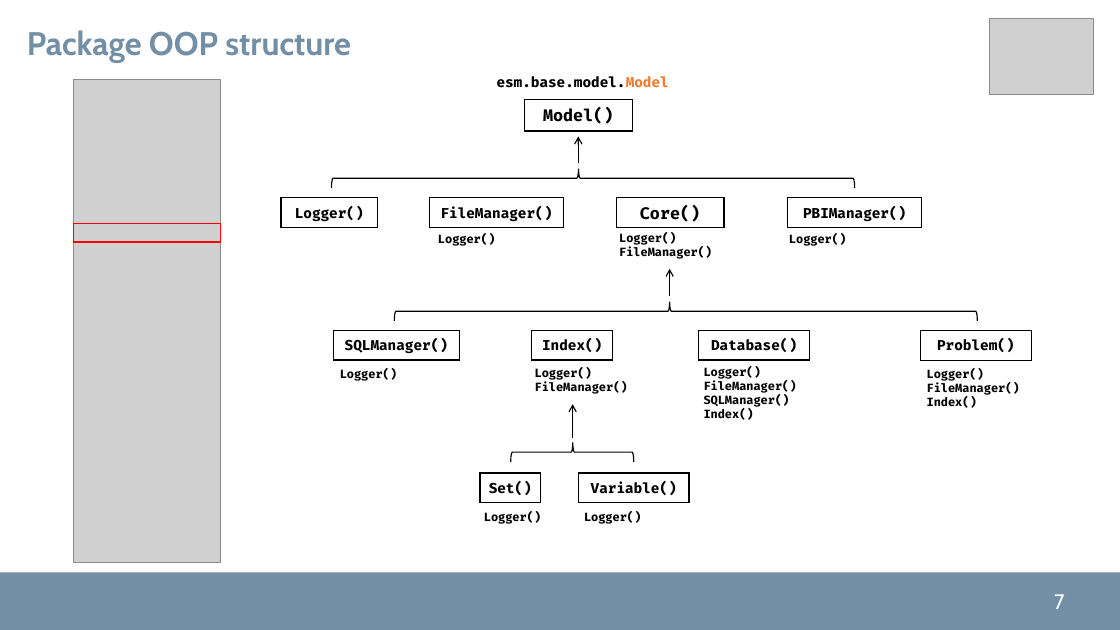
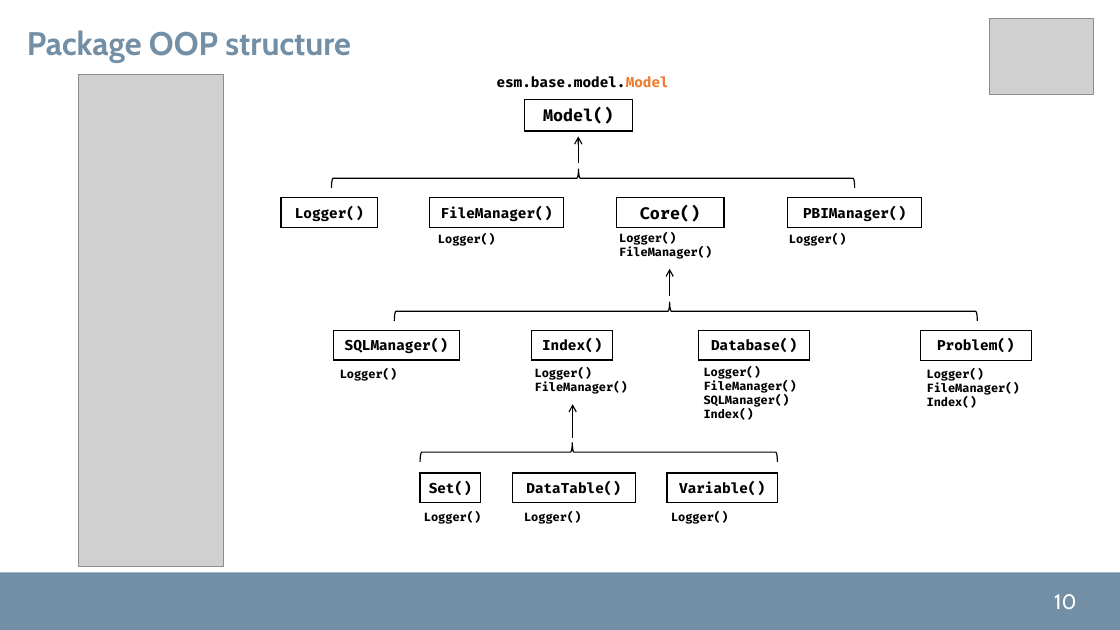
Before and after one commit to pyESM-project/pyesm, a slide deck: slide 10 of doc/pyesm.pptx (slide 7 before the commit). Drawn at 1120x630 pixels with LibreOffice and Linux fonts; fonts in the diff are those of the drawing; grey boxes stand for pictures; background and template pictures are left out. Boxes give left, top, right and bottom in pixels: in the first picture for what was removed or moved away, otherwise in the second. Text is boxed around its words. In the diff, an @@ line names an element or a change of style, - is before the commit and + after.

```diff
--- a/doc/pyesm.pptx
+++ b/doc/pyesm.pptx
@@ picture: place and size @@
-picture at [73,79,220,562]
+picture at [78,75,223,567]
@@ rectangle removed at [73,223,220,242] @@
@@ right brace: place and size @@
-right brace at [511,443,634,462]
+right brace at [420,443,777,462]
@@ right brace at [420,443,777,462]: proportions changed @@
@@ rectangle added at [513,473,635,502], outline #000000 1 pt, 12 pt, text #000000, bold @@
+DataTable()
@@ rectangle "Variable()": place and size @@
-rectangle "Variable()" at [579,473,689,502]
+rectangle "Variable()" at [667,473,777,502]
@@ 2 texts, 1 rectangle: place and size @@
-2 texts, 1 rectangle at [480,473,641,524]
+2 texts, 1 rectangle at [420,473,581,524]
@@ text added at [671,512,728,524], 10 pt, text #000000, bold @@
+Logger()
@@ page number at [1054,594,1076,609]: text changed @@
-7
+10
```
Also in this commit, not shown: 6 other slides changed, 1 slide added.
